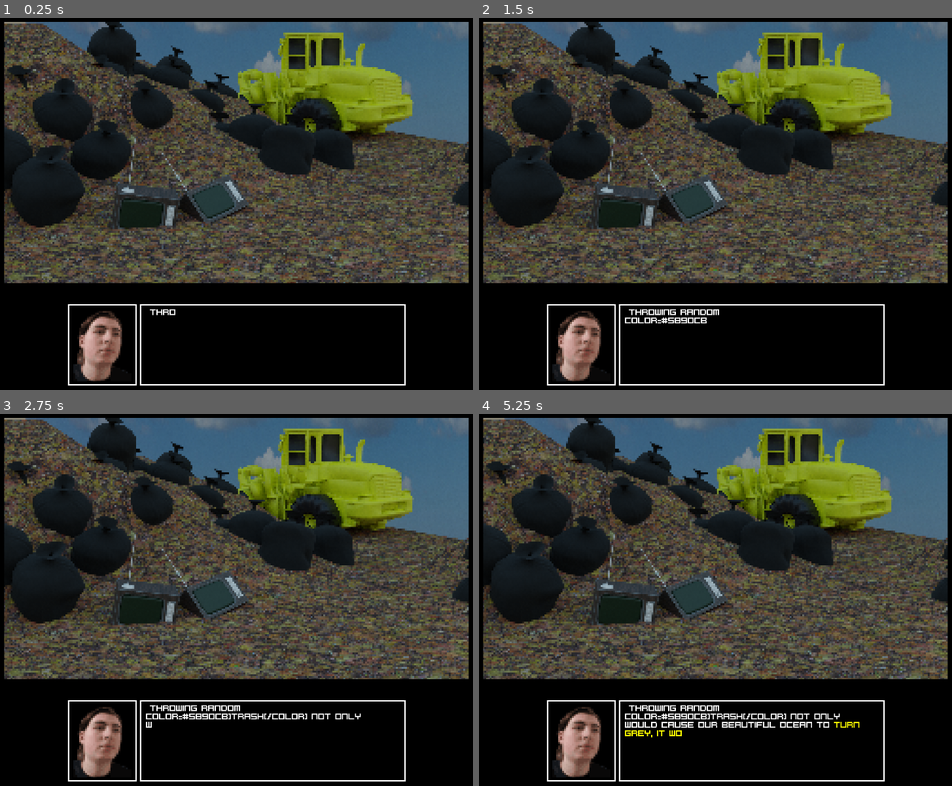
Above: before the commit, frames 1-4 (two rows, left to right).
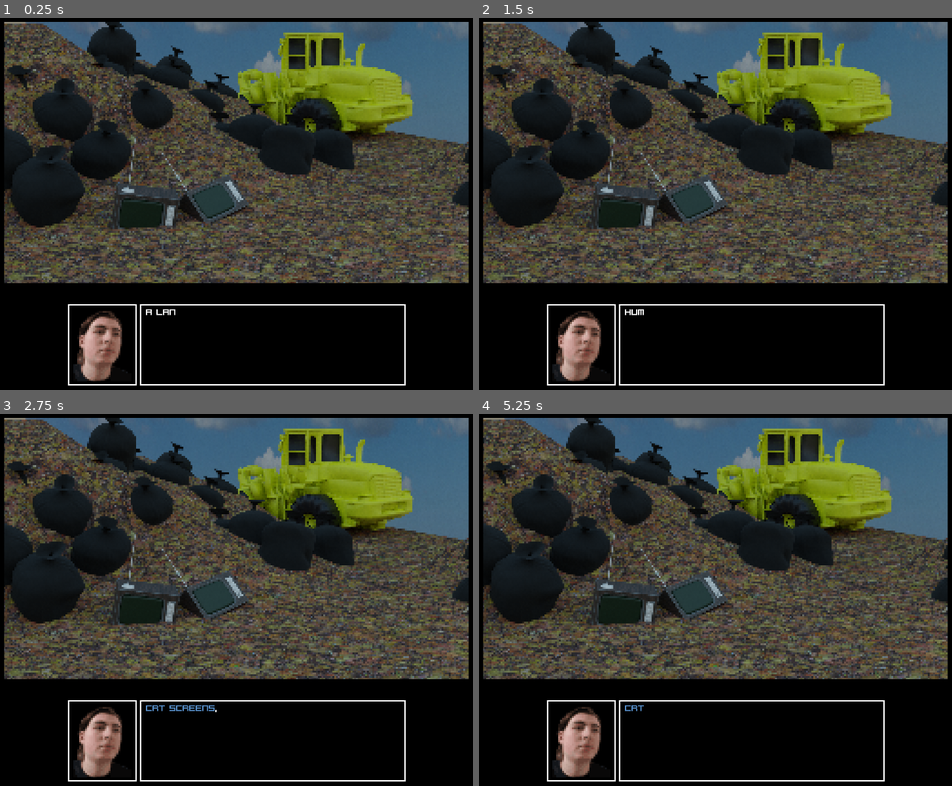
Above: after the commit, the same moments.

Repository: ElerosVecchio/hackucigame
Game: Godot game, scene res://Scenes/game scenes/land_dump.tscn
The game is run twice, just before and just after one commit, with the same random seed, the same clock (stepped at 60 frames per second) and the same inputs. This scene is started directly instead of the project's main scene.
Inputs (mouse positions are in pixels of both pictures, inside the frame that each line leads up to):
- Up to frame 1 (0.25 s): no input
- Up to frame 2 (1.5 s): click (597, 103) at 0.52 s; click (810, 81) at 1.27 s
- Up to frame 3 (2.75 s): click (179, 600) at 2.02 s
- Up to frame 4 (5.25 s): click (715, 663) at 2.77 s; click (597, 499) at 3.52 s; click (810, 477) at 4.27 s; click (658, 600) at 5.02 s

The runs differ from the first frame. In frame 1, less than 0.1% of the frame differs, in the area x 30-37%, y 78-80%; in frame 2, 0.4%; in frame 3, 0.8%; in frame 4, 1.3%, in the area x 30-81%, y 78-87%.

Commit message:
interior and land dump

Diff:
--- a/Dialogue Lines/Land_trash.json
+++ b/Dialogue Lines/Land_trash.json
@@ -1,7 +1,6 @@
 {
-	"1" : { "text" : " Throwing random color=#5890cb]trash[/color] not only would cause our beautiful ocean to [color=#ffff00]turn grey, it would also destroy living animals’ inhabitants."},
-	"2" : { "text" : "Humans are trying to collect numerous overwhelming gigantic piles of [color=#5890cb]trash[/color] that they cause but the situation is [color=#ffff00]not getting better."},
-	"3" : { "text" : "[color=#5890cb]CRT screens[/color], along with other e-waste, contain harmful materials such as lead. These materials can leach into the environment and become harmful."}
-
-
+	"1" : { "text" : "A landfill where garbage and trash is dumped."},
+	"2" : { "text" : "Humans are trying to [color=#5890cb]organize the numerous overwhelming gigantic piles of trash[/color] that they cause but the [color=#ffff00]land is still being destroyed[/color]."},
+	"3" : { "text" : "[color=#5890cb]CRT screens[/color], along with other [color=#ffff00]e-waste[/color], contain harmful materials such as lead. These materials can [color=#ffff00]leach into the environment and become harmful[/color]."},
+	"4" : { "text" : "They pile up [color=#5890cb]garbage and waste[/color] into large piles in dumps, leading to the [color=#ffff00]land being unusable[/color]."}
 }
--- /dev/null
+++ b/Room Scripts/Dump_Room.gd
@@ -0,0 +1,52 @@
+extends Node
+
+onready var dialogue_box = get_node("../DialogueBox/box/text_box")
+onready var singleton = get_node("/root/Globabl")
+var yes_cursor = load("res://Images/UI/yes_cursor.png")
+var no_cursor = load("res://Images/UI/no_cursor.png")
+var back_cursor = load("res://Images/UI/last_room.png")
+
+func change_mouse(boo):
+	if boo:
+		Input.set_custom_mouse_cursor(yes_cursor, 0, Vector2(32,32))
+	else:
+		Input.set_custom_mouse_cursor(no_cursor, 0, Vector2(32,32))
+
+func _on_garbage_pile_pressed():
+	singleton.hasGarbage = true
+	dialogue_box.new_line("4")
+
+func _on_garbage_pile_mouse_entered():
+	change_mouse(true)
+
+func _on_garbage_pile_mouse_exited():
+	change_mouse(false)
+
+func _on_tractor_pressed():
+	singleton.hasTractor = true
+	dialogue_box.new_line("2")
+
+func _on_tractor_mouse_entered():
+	change_mouse(true)
+
+func _on_tractor_mouse_exited():
+	change_mouse(false)
+
+func _on_crt_pressed():
+	singleton.hasCRT = true
+	dialogue_box.new_line("3")
+
+func _on_crt_mouse_entered():
+	change_mouse(true)
+
+func _on_crt_mouse_exited():
+	change_mouse(false)
+
+func _on_back_pressed():
+	get_tree().change_scene("res://Scenes/game scenes/ocean_dump.tscn")
+
+func _on_back_mouse_entered():
+	Input.set_custom_mouse_cursor(back_cursor, 0, Vector2(32,32))
+
+func _on_back_mouse_exited():
+	change_mouse(false)
--- /dev/null
+++ b/Room Scripts/FactoryInterior.gd
@@ -0,0 +1,62 @@
+extends Node
+
+onready var dialogue_box = get_node("../DialogueBox/box/text_box")
+onready var singleton = get_node("/root/Globabl")
+var yes_cursor = load("res://Images/UI/yes_cursor.png")
+var no_cursor = load("res://Images/UI/no_cursor.png")
+var back_cursor = load("res://Images/UI/last_room.png")
+var next_cursor = load("res://Images/UI/next_room.png")
+
+func change_mouse(boo):
+	if boo:
+		Input.set_custom_mouse_cursor(yes_cursor, 0, Vector2(32,32))
+	else:
+		Input.set_custom_mouse_cursor(no_cursor, 0, Vector2(32,32))
+
+func _on_conveyor_belt_1_pressed():
+	singleton.hasConveyor = true
+	dialogue_box.new_line("2")
+
+func _on_conveyor_belt_1_mouse_entered():
+	change_mouse(true)
+
+func _on_conveyor_belt_1_mouse_exited():
+	change_mouse(false)
+
+func _on_conveyor_belt_2_pressed():
+	singleton.hasConveyor = true
+	dialogue_box.new_line("2")
+
+func _on_conveyor_belt_2_mouse_entered():
+	change_mouse(true)
+
+func _on_conveyor_belt_2_mouse_exited():
+	change_mouse(false)
+
+func _on_monitor_pressed():
+	singleton.hasComputer = true
+	dialogue_box.new_line("3")
+
+func _on_monitor_mouse_entered():
+	change_mouse(true)
+
+func _on_monitor_mouse_exited():
+	change_mouse(false)
+
+func _on_door_pressed():
+	get_tree().change_scene("res://Scenes/game scenes/forest.tscn")
+
+func _on_door_mouse_entered():
+	Input.set_custom_mouse_cursor(next_cursor)
+
+func _on_door_mouse_exited():
+	change_mouse(false)
+
+func _on_back_pressed():
+	get_tree().change_scene("res://Scenes/game scenes/factory_exterior.tscn")
+
+func _on_back_mouse_entered():
+	Input.set_custom_mouse_cursor(back_cursor)
+
+func _on_back_mouse_exited():
+	change_mouse(false)
--- /dev/null
+++ b/Scenes/game scenes/factory_interior.tscn
@@ -0,0 +1,82 @@
+[gd_scene load_steps=5 format=2]
+
+[ext_resource path="res://Scenes/Dialogue/DialogueBox.tscn" type="PackedScene" id=1]
+[ext_resource path="res://Scenes/Dialogue/DialogueHandler.gd" type="Script" id=2]
+[ext_resource path="res://Images/locations/factory_interior.png" type="Texture" id=3]
+[ext_resource path="res://Room Scripts/FactoryInterior.gd" type="Script" id=4]
+
+[node name="Control" type="Control"]
+anchor_right = 1.0
+anchor_bottom = 1.0
+__meta__ = {
+"_edit_use_anchors_": false
+}
+
+[node name="DialogueBox" parent="." instance=ExtResource( 1 )]
+
+[node name="DialogueHandler" type="Node" parent="."]
+script = ExtResource( 2 )
+dialogue_path = "res://Dialogue Lines/factory_interior.json"
+
+[node name="TextureRect" type="TextureRect" parent="."]
+margin_left = 80.0
+margin_top = 30.0
+margin_right = 1360.0
+margin_bottom = 750.0
+texture = ExtResource( 3 )
+__meta__ = {
+"_edit_use_anchors_": false
+}
+
+[node name="conveyor_belt_1" type="TextureButton" parent="TextureRect"]
+margin_left = 10.0
+margin_top = 400.0
+margin_right = 630.0
+margin_bottom = 620.0
+__meta__ = {
+"_edit_use_anchors_": false
+}
+
+[node name="conveyor_belt_2" type="TextureButton" parent="TextureRect"]
+margin_left = 630.0
+margin_top = 520.0
+margin_right = 1010.0
+margin_bottom = 620.0
+__meta__ = {
+"_edit_use_anchors_": false
+}
+
+[node name="monitor" type="TextureButton" parent="TextureRect"]
+margin_left = 740.0
+margin_top = 290.0
+margin_right = 980.0
+margin_bottom = 450.0
+
+[node name="door" type="TextureButton" parent="TextureRect"]
+margin_left = 280.0
+margin_top = 90.0
+margin_right = 500.0
+margin_bottom = 350.0
+
+[node name="back" type="TextureButton" parent="TextureRect"]
+margin_top = 640.0
+margin_right = 1290.0
+margin_bottom = 720.0
+
+[node name="FactoryInterior" type="Node" parent="."]
+script = ExtResource( 4 )
+[connection signal="mouse_entered" from="TextureRect/conveyor_belt_1" to="FactoryInterior" method="_on_conveyor_belt_1_mouse_entered"]
+[connection signal="mouse_exited" from="TextureRect/conveyor_belt_1" to="FactoryInterior" method="_on_conveyor_belt_1_mouse_exited"]
+[connection signal="pressed" from="TextureRect/conveyor_belt_1" to="FactoryInterior" method="_on_conveyor_belt_1_pressed"]
+[connection signal="mouse_entered" from="TextureRect/conveyor_belt_2" to="FactoryInterior" method="_on_conveyor_belt_2_mouse_entered"]
+[connection signal="mouse_exited" from="TextureRect/conveyor_belt_2" to="FactoryInterior" method="_on_conveyor_belt_2_mouse_exited"]
+[connection signal="pressed" from="TextureRect/conveyor_belt_2" to="FactoryInterior" method="_on_conveyor_belt_2_pressed"]
+[connection signal="mouse_entered" from="TextureRect/monitor" to="FactoryInterior" method="_on_monitor_mouse_entered"]
+[connection signal="mouse_exited" from="TextureRect/monitor" to="FactoryInterior" method="_on_monitor_mouse_exited"]
+[connection signal="pressed" from="TextureRect/monitor" to="FactoryInterior" method="_on_monitor_pressed"]
+[connection signal="mouse_entered" from="TextureRect/door" to="FactoryInterior" method="_on_door_mouse_entered"]
+[connection signal="mouse_exited" from="TextureRect/door" to="FactoryInterior" method="_on_door_mouse_exited"]
+[connection signal="pressed" from="TextureRect/door" to="FactoryInterior" method="_on_door_pressed"]
+[connection signal="mouse_entered" from="TextureRect/back" to="FactoryInterior" method="_on_back_mouse_entered"]
+[connection signal="mouse_exited" from="TextureRect/back" to="FactoryInterior" method="_on_back_mouse_exited"]
+[connection signal="pressed" from="TextureRect/back" to="FactoryInterior" method="_on_back_pressed"]
--- a/Scenes/game scenes/land_dump.tscn
+++ b/Scenes/game scenes/land_dump.tscn
@@ -1,8 +1,9 @@
-[gd_scene load_steps=4 format=2]
+[gd_scene load_steps=5 format=2]
 
 [ext_resource path="res://Scenes/Dialogue/DialogueBox.tscn" type="PackedScene" id=1]
 [ext_resource path="res://Images/locations/dump.png" type="Texture" id=2]
 [ext_resource path="res://Scenes/Dialogue/DialogueHandler.gd" type="Script" id=3]
+[ext_resource path="res://Room Scripts/Dump_Room.gd" type="Script" id=4]
 
 [node name="Control" type="Control"]
 anchor_right = 1.0
@@ -27,4 +28,45 @@
 "_edit_use_anchors_": false
 }
 
+[node name="garbage_pile" type="TextureButton" parent="TextureRect"]
+margin_top = 100.0
+margin_right = 640.0
+margin_bottom = 350.0
+__meta__ = {
+"_edit_use_anchors_": false
+}
+
+[node name="tractor" type="TextureButton" parent="TextureRect"]
+margin_left = 680.0
+margin_top = 30.0
+margin_right = 1120.0
+margin_bottom = 310.0
+
+[node name="crt" type="TextureButton" parent="TextureRect"]
+margin_left = 310.0
+margin_top = 430.0
+margin_right = 660.0
+margin_bottom = 570.0
+__meta__ = {
+"_edit_use_anchors_": false
+}
+
+[node name="back" type="TextureButton" parent="TextureRect"]
+margin_top = 630.0
+margin_right = 1280.0
+margin_bottom = 720.0
+
 [node name="Dump_Room" type="Node" parent="."]
+script = ExtResource( 4 )
+[connection signal="mouse_entered" from="TextureRect/garbage_pile" to="Dump_Room" method="_on_garbage_pile_mouse_entered"]
+[connection signal="mouse_exited" from="TextureRect/garbage_pile" to="Dump_Room" method="_on_garbage_pile_mouse_exited"]
+[connection signal="pressed" from="TextureRect/garbage_pile" to="Dump_Room" method="_on_garbage_pile_pressed"]
+[connection signal="mouse_entered" from="TextureRect/tractor" to="Dump_Room" method="_on_tractor_mouse_entered"]
+[connection signal="mouse_exited" from="TextureRect/tractor" to="Dump_Room" method="_on_tractor_mouse_exited"]
+[connection signal="pressed" from="TextureRect/tractor" to="Dump_Room" method="_on_tractor_pressed"]
+[connection signal="mouse_entered" from="TextureRect/crt" to="Dump_Room" method="_on_crt_mouse_entered"]
+[connection signal="mouse_exited" from="TextureRect/crt" to="Dump_Room" method="_on_crt_mouse_exited"]
+[connection signal="pressed" from="TextureRect/crt" to="Dump_Room" method="_on_crt_pressed"]
+[connection signal="mouse_entered" from="TextureRect/back" to="Dump_Room" method="_on_back_mouse_entered"]
+[connection signal="mouse_exited" from="TextureRect/back" to="Dump_Room" method="_on_back_mouse_exited"]
+[connection signal="pressed" from="TextureRect/back" to="Dump_Room" method="_on_back_pressed"]
